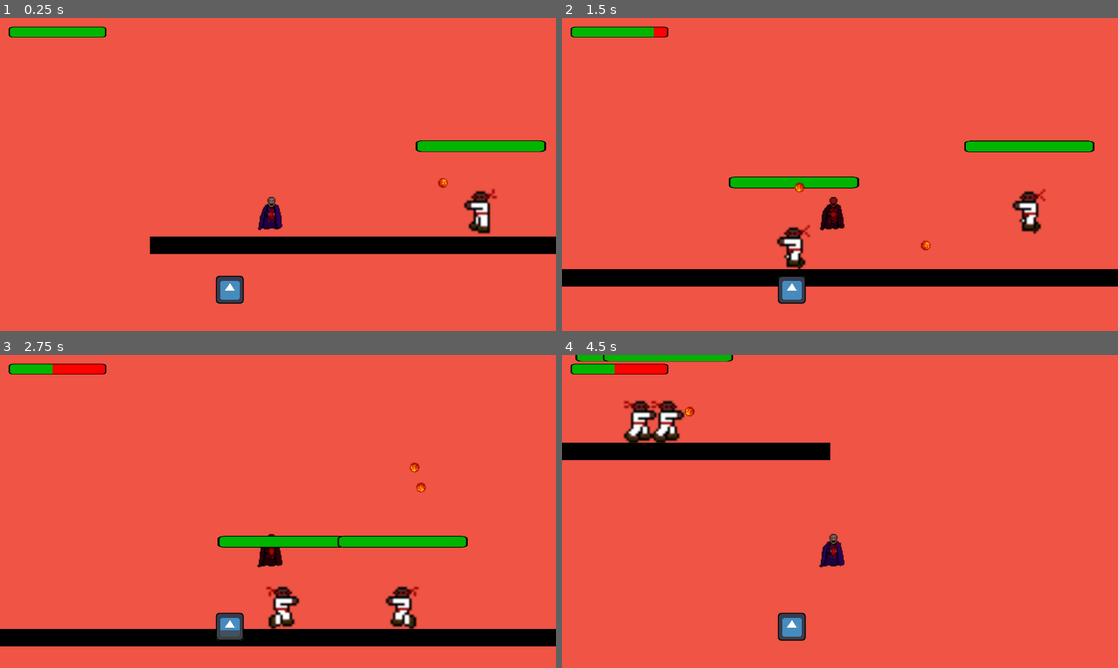
Above: before the commit, frames 1-4 (two rows, left to right).
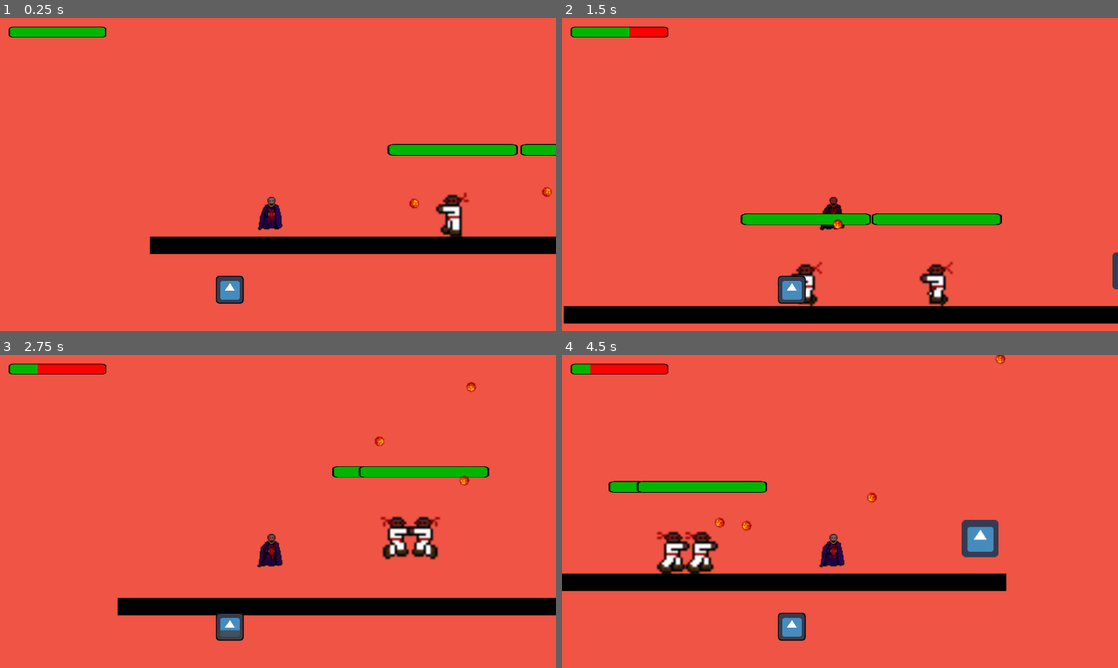
Above: after the commit, the same moments.

Repository: jsievert73/Final-Project-MSCH-220
Game: Godot game, scene res://Scene/TestFloor.tscn
Two runs of this game, one before a commit and one after it. Both use one fixed random seed, a clock stepped at 60 frames per second and the inputs below. This scene is started directly instead of the project's main scene. The engine's default icon, where the game draws it, is replaced by a stand-in: a white triangle on a blue panel in a dark square.
Inputs (mouse positions are in pixels of both pictures, inside the frame that each line leads up to):
- Up to frame 1 (0.25 s): no input
- Up to frame 2 (1.5 s): move the mouse to (962, 158) at 0.52 s; hold D (move_right) from 0.53 s (still down); click (962, 158) at 0.6 s; tap Up (ui_up) at 0.77 s; move the mouse to (728, 190) at 1.27 s; tap Space (heal) at 1.35 s
- Up to frame 3 (2.75 s): tap Up (ui_up) at 1.52 s; move the mouse to (333, 442) at 2.02 s; release D (move_right) at 2.03 s; hold A (move_left) from 2.03 s (still down); click (333, 442) at 2.1 s
- Up to frame 4 (4.5 s): move the mouse to (812, 574) at 2.77 s; release A (move_left) at 2.78 s; hold D (move_right) 2.78-4.28 s; tap Space (heal) at 2.85, 4.35 s; tap Up (ui_up) at 3.02, 3.77 s; move the mouse to (1006, 558) at 3.52 s; click (1006, 558) at 3.6 s; move the mouse to (673, 464) at 4.27 s; hold A (move_left) from 4.28 s (still down)

The runs differ from the first frame. In frame 1, 2.2% of the frame differs, in the area x 69-100%, y 39-70%; in frame 2, 17%, in the area x 0-100%, y 2-98%; in frame 3, 14%; in frame 4, 13%.

Commit message:
Adds simple goal

Diff:
--- a/Godot/Scene/TestFloor.tscn
+++ b/Godot/Scene/TestFloor.tscn
@@ -1,7 +1,8 @@
-[gd_scene load_steps=5 format=2]
+[gd_scene load_steps=6 format=2]
 
 [ext_resource path="res://Scene/Player.tscn" type="PackedScene" id=1]
 [ext_resource path="res://Scene/Enemy.tscn" type="PackedScene" id=2]
+[ext_resource path="res://Scenes/Goal.tscn" type="PackedScene" id=3]
 
 [sub_resource type="RectangleShape2D" id=1]
 extents = Vector2( 530, 20 )
@@ -22,7 +23,11 @@
 position = Vector2( -290.914, -45.8726 )
 
 [node name="Enemy" parent="." instance=ExtResource( 2 )]
-position = Vector2( 56.5928, -121.413 )
+position = Vector2( 8.02859, -79.1833 )
 
 [node name="Enemy2" parent="." instance=ExtResource( 2 )]
-position = Vector2( 376.454, -29.1412 )
+position = Vector2( 237.096, -98.8203 )
+
+[node name="Goal" parent="." instance=ExtResource( 3 )]
+position = Vector2( 466.639, -76.0135 )
+next_scene = "res://Scenes/Title Screen.tscn"
--- /dev/null
+++ b/Godot/Scenes/Goal.tscn
@@ -0,0 +1,20 @@
+[gd_scene load_steps=4 format=2]
+
+[ext_resource path="res://Scripts/Goal.gd" type="Script" id=1]
+[ext_resource path="res://texture/icon.png" type="Texture" id=2]
+
+[sub_resource type="RectangleShape2D" id=1]
+extents = Vector2( 33.3032, 33.8986 )
+
+[node name="Goal" type="Area2D"]
+script = ExtResource( 1 )
+__meta__ = {
+"_edit_group_": true
+}
+
+[node name="Sprite" type="Sprite" parent="."]
+texture = ExtResource( 2 )
+
+[node name="CollisionShape2D" type="CollisionShape2D" parent="."]
+shape = SubResource( 1 )
+[connection signal="body_entered" from="." to="." method="_on_Goal_body_entered"]
--- /dev/null
+++ b/Godot/Scripts/Goal.gd
@@ -0,0 +1,10 @@
+extends Area2D
+
+export(String, FILE, "*.tscn") var next_scene
+
+func _ready():
+	pass
+
+func _on_Goal_body_entered(body):
+	if "Player" in body.name:
+		get_tree().change_scene(next_scene)
